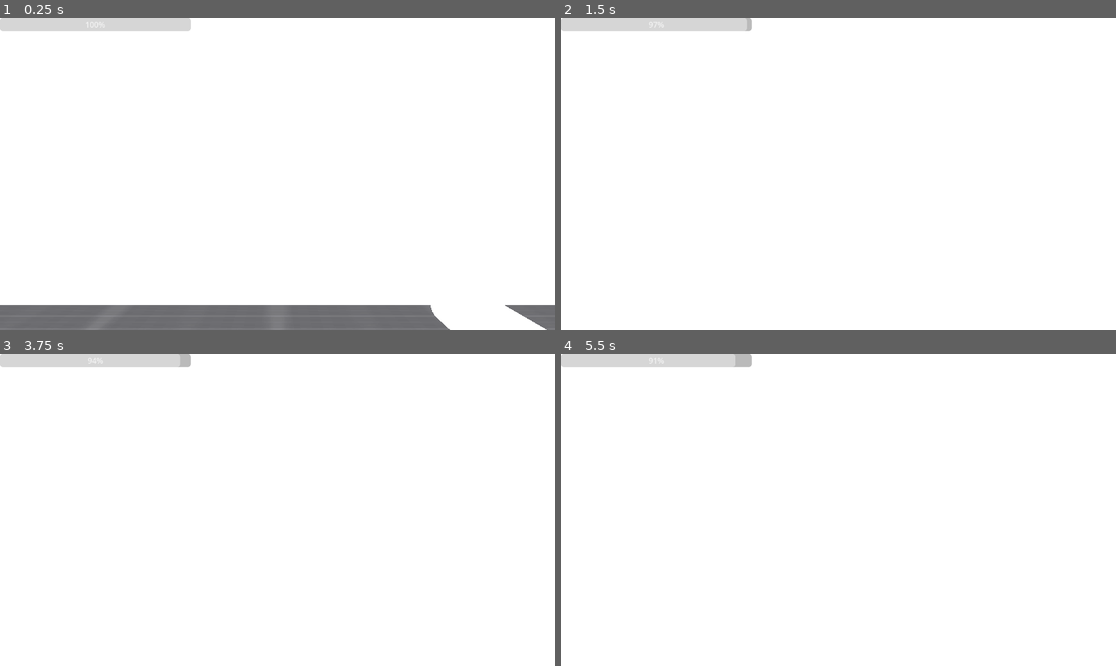
Above: before the commit, frames 1-4 (two rows, left to right).
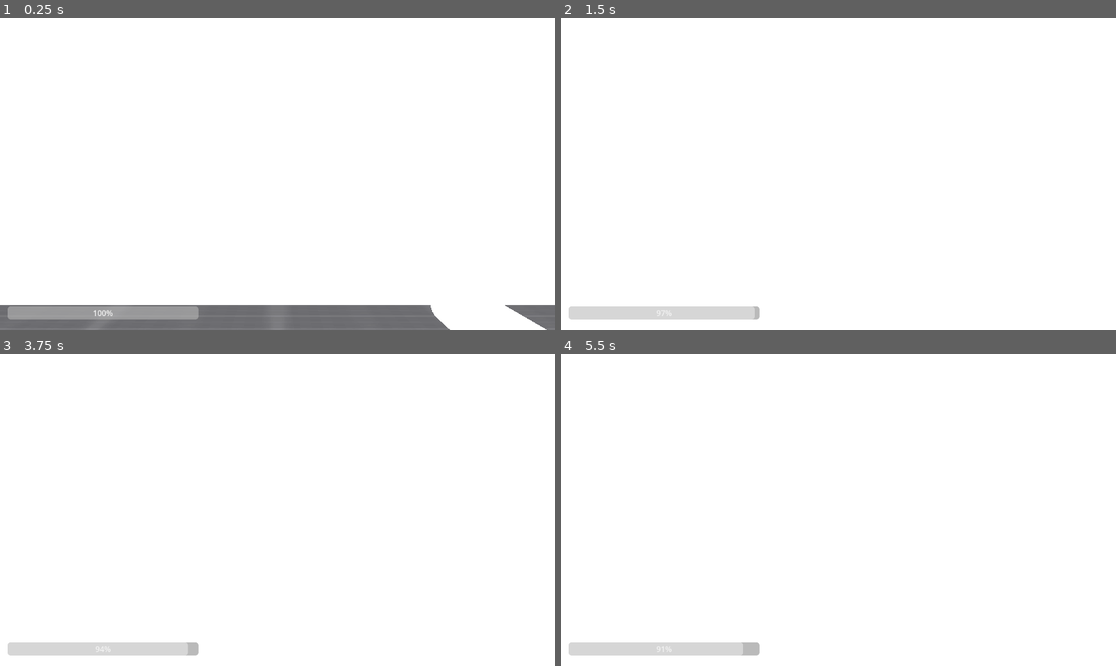
Above: after the commit, the same moments.

Repository: lethalgem/godot-wild-jam-81
Game: Godot game, scene res://scenes/movement_test.tscn
Two runs of this game, one before a commit and one after it. Both use one fixed random seed, a clock stepped at 60 frames per second and the inputs below.
Inputs (mouse positions are in pixels of both pictures, inside the frame that each line leads up to):
- Up to frame 1 (0.25 s): no input
- Up to frame 2 (1.5 s): tap Enter at 0.5 s; move the mouse to (866, 174) at 0.52 s; hold N (night_vision) 0.53-1.28 s; hold W (move_forward) from 0.53 s (still down); tap Space at 1.25 s; move the mouse to (810, 174) at 1.27 s; tap N (night_vision) at 1.35 s
- Up to frame 3 (3.75 s): keep holding W (move_forward); tap Enter at 2 s; move the mouse to (288, 503) at 2.02 s; hold N (night_vision) 2.03-2.78 s; move the mouse to (271, 516) at 2.77 s; tap N (night_vision) at 2.85 s; tap Space at 3.5 s; move the mouse to (316, 513) at 3.52 s; hold N (night_vision) from 3.53 s (still down)
- Up to frame 4 (5.5 s): tap Escape (pause) at 4.15 s; tap Enter at 4.25 s; move the mouse to (672, 463) at 4.27 s; release W (move_forward) at 4.28 s; release N (night_vision) at 4.28 s; hold A (move_left) 4.28-5.03 s; tap N (night_vision) at 4.35 s; tap Space at 5 s; move the mouse to (866, 510) at 5.02 s; hold S (move_back) from 5.03 s (still down); hold N (night_vision) from 5.03 s (still down)

The runs differ from the first frame. In frame 1, 2.9% of the frame differs, in the area x 0-36%, y 0-97%; in frame 2, 2.9%; in frame 3, 2.9%; in frame 4, 2.9%.

Commit message:
Setting Menu

Diff:
--- a/project.godot
+++ b/project.godot
@@ -14,6 +14,10 @@
 run/main_scene="uid://dxgmqw7xl46fq"
 config/features=PackedStringArray("4.4", "GL Compatibility")
 config/icon="res://icon.svg"
+
+[audio]
+
+buses/default_bus_layout="uid://vu3hef7gf340"
 
 [input]
 
--- a/scenes/lighting_test.tscn
+++ b/scenes/lighting_test.tscn
@@ -1,12 +1,8 @@
-[gd_scene load_steps=3 format=3 uid="uid://fosfuwcbck3u"]
+[gd_scene load_steps=2 format=3 uid="uid://fosfuwcbck3u"]
 
-[ext_resource type="PackedScene" uid="uid://d26qs8etihkmt" path="res://scenes/player_3d.tscn" id="2_c4ibi"]
 [ext_resource type="PackedScene" uid="uid://brf05vc778n02" path="res://scenes/lightning_manager.tscn" id="2_w07b1"]
 
 [node name="LightningTest" type="Node3D"]
-
-[node name="Player3D" parent="." instance=ExtResource("2_c4ibi")]
-transform = Transform3D(1, 0, 0, 0, 1, 0, 0, 0, 1, 0, 1, 0)
 
 [node name="CSGBox3D" type="CSGBox3D" parent="."]
 transform = Transform3D(60, 0, 0, 0, 1, 0, 0, 0, 30, 0, -0.5, 0)
@@ -15,7 +11,7 @@
 [node name="LightningManager" parent="." instance=ExtResource("2_w07b1")]
 
 [node name="CSGCylinder3D" type="CSGCylinder3D" parent="."]
-transform = Transform3D(1, 0, 0, 0, 1, 0, 0, 0, 1, 0, 1.08891, 0)
+transform = Transform3D(1, 0, 0, 0, 1, 0, 0, 0, 1, 5.93912, 1.08891, 0)
 
 [node name="CSGCylinder3D5" type="CSGCylinder3D" parent="."]
 transform = Transform3D(1, 0, 0, 0, 1, 0, 0, 0, 1, -21.4807, 1.03258, -7.10147)
--- /dev/null
+++ b/scenes/main_game.tscn
@@ -0,0 +1,42 @@
+[gd_scene load_steps=7 format=3 uid="uid://c5sadmdcxhyxw"]
+
+[ext_resource type="Script" uid="uid://bombasrnoko1y" path="res://scripts/main_game.gd" id="1_72e8q"]
+[ext_resource type="PackedScene" uid="uid://2dlmenvee0k8" path="res://scenes/setting_menu.tscn" id="2_d2op2"]
+[ext_resource type="PackedScene" uid="uid://fosfuwcbck3u" path="res://scenes/lighting_test.tscn" id="2_ipu61"]
+[ext_resource type="PackedScene" uid="uid://d26qs8etihkmt" path="res://scenes/player_3d.tscn" id="4_ygxny"]
+[ext_resource type="PackedScene" uid="uid://brf05vc778n02" path="res://scenes/lightning_manager.tscn" id="5_wi4c7"]
+[ext_resource type="Script" uid="uid://dn7gkaax7onba" path="res://scripts/setting_menu_canva.gd" id="5_ygxny"]
+
+[node name="MainGame" type="Node3D"]
+script = ExtResource("1_72e8q")
+
+[node name="LightningTest" parent="." instance=ExtResource("2_ipu61")]
+
+[node name="LightningManager" parent="." instance=ExtResource("5_wi4c7")]
+transform = Transform3D(1, 0, 0, 0, 1, 0, 0, 0, 1, 20.7489, 9.53674e-07, 6.74067)
+
+[node name="Player3D" parent="." instance=ExtResource("4_ygxny")]
+transform = Transform3D(1, 0, 0, 0, 1, 0, 0, 0, 1, 0, 0, 1.99)
+
+[node name="MenuCanva" type="CanvasLayer" parent="." node_paths=PackedStringArray("setting_menu")]
+script = ExtResource("5_ygxny")
+setting_menu = NodePath("SettingMenu")
+
+[node name="PanelContainer" type="PanelContainer" parent="MenuCanva"]
+visible = false
+anchors_preset = 15
+anchor_right = 1.0
+anchor_bottom = 1.0
+grow_horizontal = 2
+grow_vertical = 2
+size_flags_horizontal = 0
+
+[node name="SettingMenu" parent="MenuCanva" instance=ExtResource("2_d2op2")]
+visible = false
+anchors_preset = 8
+anchor_left = 0.5
+anchor_top = 0.5
+anchor_right = 0.5
+anchor_bottom = 0.5
+grow_horizontal = 2
+grow_vertical = 2
--- a/scenes/player_3d.tscn
+++ b/scenes/player_3d.tscn
@@ -44,8 +44,10 @@
 spot_angle = 24.0204
 
 [node name="BatteryLife" type="ProgressBar" parent="PlayerCam/Flashlight"]
-offset_right = 396.0
-offset_bottom = 27.0
+offset_left = 16.0
+offset_top = 599.0
+offset_right = 412.0
+offset_bottom = 626.0
 max_value = 1000.0
 value = 1000.0
 
--- a/scenes/setting_menu.tscn
+++ b/scenes/setting_menu.tscn
@@ -11,10 +11,11 @@
 layout_mode = 3
 anchors_preset = 0
 script = ExtResource("1_vproo")
-button_sound_player = NodePath("AudioStreamPlayer")
+button_sound_player = NodePath("ButtonSoundPlayer")
 fullscreen_button = NodePath("MarginContainer/Panel/VBoxContainer/FullscreenToggle")
 
-[node name="AudioStreamPlayer" type="AudioStreamPlayer" parent="."]
+[node name="ButtonSoundPlayer" type="AudioStreamPlayer" parent="."]
+bus = &"sfx"
 
 [node name="MarginContainer" type="MarginContainer" parent="."]
 layout_mode = 1
@@ -70,7 +71,10 @@
 
 [node name="Master" type="HSlider" parent="MarginContainer/Panel/VBoxContainer/VBoxContainer"]
 layout_mode = 2
+max_value = 1.0
+step = 0.001
 script = ExtResource("2_pgfik")
+bus_name = "Master"
 
 [node name="MusicLabel" type="Label" parent="MarginContainer/Panel/VBoxContainer/VBoxContainer"]
 layout_mode = 2
@@ -80,7 +84,10 @@
 
 [node name="Music" type="HSlider" parent="MarginContainer/Panel/VBoxContainer/VBoxContainer"]
 layout_mode = 2
+max_value = 1.0
+step = 0.001
 script = ExtResource("2_pgfik")
+bus_name = "music"
 
 [node name="SFXLabel" type="Label" parent="MarginContainer/Panel/VBoxContainer/VBoxContainer"]
 layout_mode = 2
@@ -90,7 +97,10 @@
 
 [node name="SFX" type="HSlider" parent="MarginContainer/Panel/VBoxContainer/VBoxContainer"]
 layout_mode = 2
+max_value = 1.0
+step = 0.001
 script = ExtResource("2_pgfik")
+bus_name = "sfx"
 
 [node name="FullscreenToggle" type="Button" parent="MarginContainer/Panel/VBoxContainer"]
 layout_mode = 2
@@ -103,5 +113,8 @@
 theme_override_font_sizes/font_size = 25
 text = "Go Back"
 
+[connection signal="value_changed" from="MarginContainer/Panel/VBoxContainer/VBoxContainer/Master" to="MarginContainer/Panel/VBoxContainer/VBoxContainer/Master" method="_on_value_changed"]
+[connection signal="value_changed" from="MarginContainer/Panel/VBoxContainer/VBoxContainer/Music" to="MarginContainer/Panel/VBoxContainer/VBoxContainer/Music" method="_on_value_changed"]
+[connection signal="value_changed" from="MarginContainer/Panel/VBoxContainer/VBoxContainer/SFX" to="MarginContainer/Panel/VBoxContainer/VBoxContainer/SFX" method="_on_value_changed"]
 [connection signal="button_up" from="MarginContainer/Panel/VBoxContainer/FullscreenToggle" to="." method="_on_fullscreen_toggle_button_up"]
 [connection signal="button_up" from="MarginContainer/Panel/VBoxContainer/GoBack" to="." method="_on_go_back_button_up"]
--- a/scripts/lightning_manager.gd
+++ b/scripts/lightning_manager.gd
@@ -50,7 +50,6 @@
 	var sound_lag = randf_range(0.5,1.5)
 	var sound : AudioStream
 	var volume : float = -sound_lag * 3.0
-
 	if sound_lag >= 1.0:
 		sound = distant_thunder_audio_pool.pick_random()
 	else:
@@ -61,6 +60,7 @@
 
 	thunder_audio_player.volume_db = volume
 	thunder_audio_player.stream = sound
+	thunder_audio_player.bus = 'sfx'
 	await get_tree().create_timer(sound_lag).timeout
 	thunder_audio_player.play()
 
--- /dev/null
+++ b/scripts/main_game.gd
@@ -0,0 +1 @@
+class_name MainGame extends Node3D
--- a/scripts/setting_menu.gd
+++ b/scripts/setting_menu.gd
@@ -1,9 +1,25 @@
 class_name SettingsMenu extends Control
+
 
 @export var button_sound_player: AudioStreamPlayer
 @export var fullscreen_button : Button
 
+@onready var dim_rect := $"../PanelContainer"
+
 var is_fullscreen := false
+
+func toggle_menu():
+	self.visible = true
+	dim_rect.visible = true
+
+func dismiss_menu():
+	self.visible = false
+	dim_rect.visible = false
+
+func _on_go_back_button_up() -> void:
+	self.visible = false
+	dim_rect.visible = false
+	button_sound_player.play()
 
 func _on_fullscreen_toggle_button_up() -> void:
 	is_fullscreen = !is_fullscreen
@@ -15,8 +31,4 @@
 		fullscreen_button.text = "Fullscreen"
 		DisplayServer.window_set_mode(DisplayServer.WINDOW_MODE_WINDOWED)
 
-func _on_go_back_button_up() -> void:
-	#dim_rect.visible = false
-	self.visible = false
-	#start_menu.show()
 	button_sound_player.play()
--- /dev/null
+++ b/scripts/setting_menu_canva.gd
@@ -0,0 +1,12 @@
+class_name MenuCanva extends CanvasLayer
+
+@export var setting_menu : SettingsMenu
+var show_menu := false
+
+func _process(delta):
+	if Input.is_action_just_pressed("pause"):
+		show_menu = !show_menu
+		if show_menu:
+			setting_menu.toggle_menu()
+		else:
+			setting_menu.dismiss_menu()
--- /dev/null
+++ b/themes/default_bus_layout.tres
@@ -0,0 +1,15 @@
+[gd_resource type="AudioBusLayout" format=3 uid="uid://vu3hef7gf340"]
+
+[resource]
+bus/1/name = &"music"
+bus/1/solo = false
+bus/1/mute = false
+bus/1/bypass_fx = false
+bus/1/volume_db = 0.0
+bus/1/send = &"Master"
+bus/2/name = &"sfx"
+bus/2/solo = false
+bus/2/mute = false
+bus/2/bypass_fx = false
+bus/2/volume_db = -10.0692
+bus/2/send = &"Master"
Not shown, added: scripts/main_game.gd.uid
Not shown, added: scripts/setting_menu_canva.gd.uid
